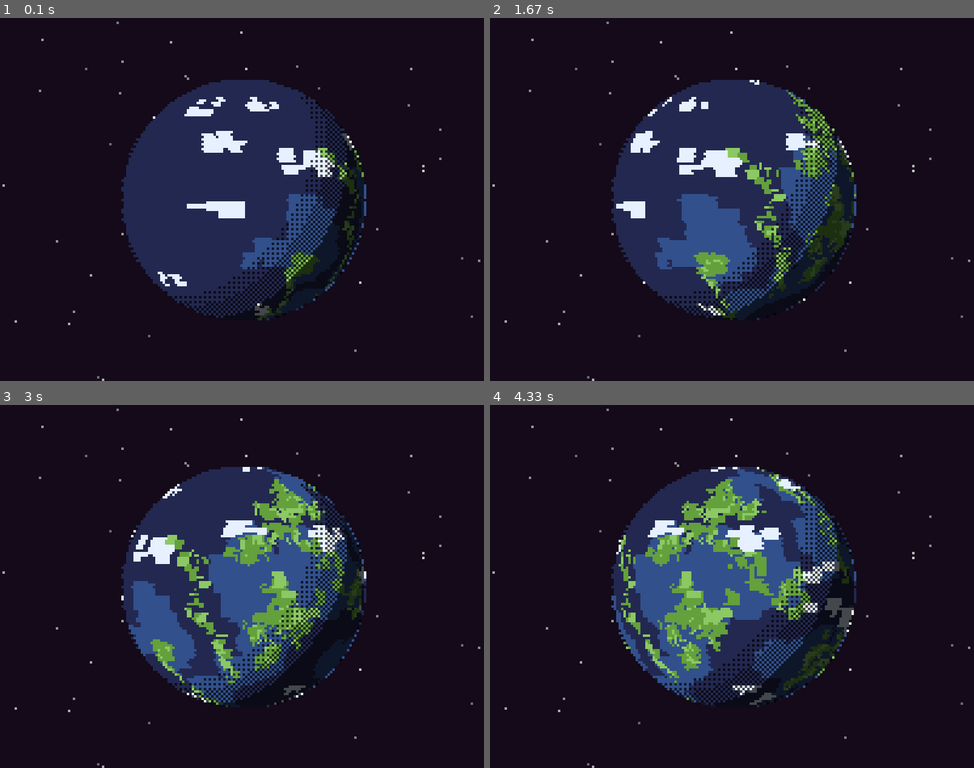
Above: before the commit, frames 1-4 (two rows, left to right).
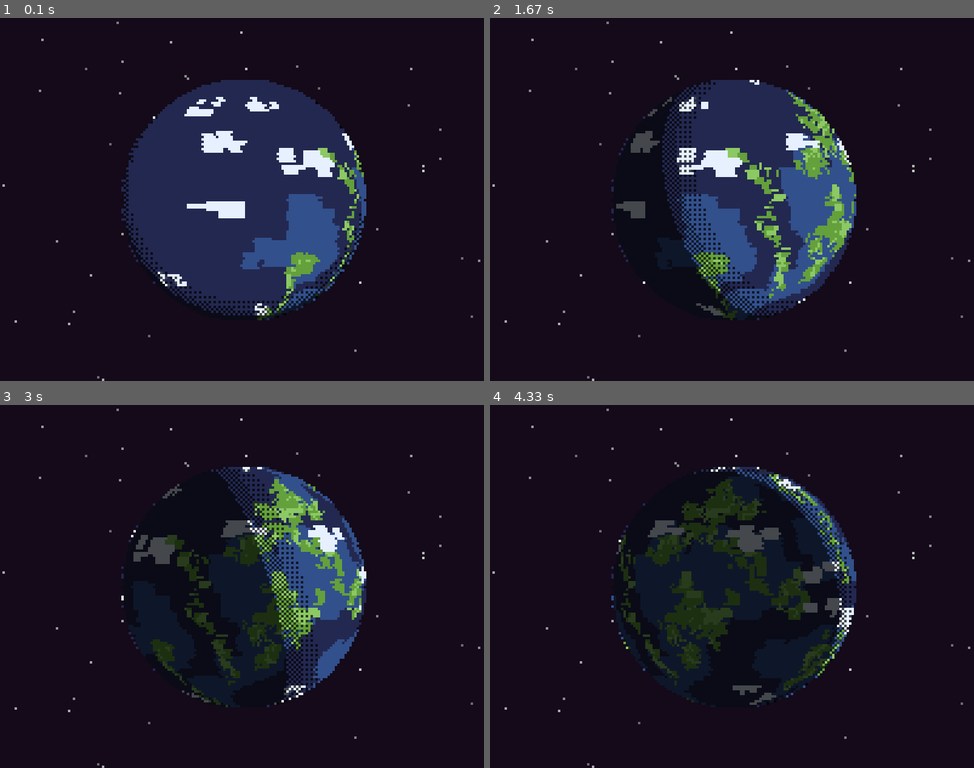
Above: after the commit, the same moments.

Repository: Thak676/pygame_planet_generator
Game: pygame game, started from main.py
Two runs of this game, one before a commit and one after it. Both use one fixed random seed, a clock stepped at 60 frames per second and the inputs below.
Inputs:
- Up to frame 1 (0.1 s): no input
- Up to frame 2 (1.67 s): no input
- Up to frame 3 (3 s): no input
- Up to frame 4 (4.33 s): no input

The runs differ from the first frame. In frame 1, 5.1% of the frame differs, in the area x 25-76%, y 17-83%; in frame 2, 12%; in frame 3, 19%; in frame 4, 21%.

Commit message:
looks good!!

Diff:
--- a/main.py
+++ b/main.py
@@ -149,44 +149,22 @@
         c = random.randint(100, 200)
         stars_surf.set_at((x, y), (c, c, c))
 
-    # Shadow with dithering feel
-    # We build a shadow map where 0 = transparent, 1 = shadow
-    # For pixel art, we often use DITHERING for shadow edges
-    shadow_overlay = pygame.Surface((PLANET_RADIUS * 2, PLANET_RADIUS * 2), pygame.SRCALPHA)
-
-    # 3D Light vector (Left, Top, Front)
-    lx, ly, lz = -0.6, -0.4, 0.5
-    mag = math.sqrt(lx*lx + ly*ly + lz*lz)
-    lx, ly, lz = lx/mag, ly/mag, lz/mag
-
+    # Shadow Pre-calculation
+    # We store valid pixels to avoid iterating the whole square every frame
+    pixel_normals = []
     for y in range(PLANET_RADIUS * 2):
         dy = (y - PLANET_RADIUS) / PLANET_RADIUS
         for x in range(PLANET_RADIUS * 2):
             dx = (x - PLANET_RADIUS) / PLANET_RADIUS
             dist_sq = dx*dx + dy*dy
-            if dist_sq <= 1.0: # Inside circle
-                # Calculate Z normal for curvature
+            if dist_sq <= 1.0:
                 dz = math.sqrt(1.0 - dist_sq)
-
-                # 3D Dot product
-                dot = (dx * lx + dy * ly + dz * lz)
-
-                # Multi-stage Dithering Layers
-                # 1. Deep Shadow
-                if dot < -0.2:
-                    shadow_overlay.set_at((x, y), (0, 0, 0, 180))
-
-                # 2. Medium Dither (Checkerboard) - The terminator curves due to dz
-                elif dot < 0.05:
-                    if (x + y) % 2 == 0:
-                        shadow_overlay.set_at((x, y), (0, 0, 0, 180))
-
-                # 3. Light Dither (Sparse) - Softens the edge further
-                elif dot < 0.2:
-                    if (x % 2 == 0) and (y % 2 == 0):
-                         shadow_overlay.set_at((x, y), (0, 0, 0, 180))
+                pixel_normals.append((x, y, dx, dy, dz))
+
+    shadow_overlay = pygame.Surface((PLANET_RADIUS * 2, PLANET_RADIUS * 2), pygame.SRCALPHA)
 
     rotation_angle = 0.0
+    light_orbit_angle = 0.0
 
     # Rendering Config
     SLICE_HEIGHT = 2        # Use smaller strips for blockier look? Or 1 for precision
@@ -204,6 +182,37 @@
         if rotation_angle >= 360: rotation_angle -= 360
 
         rot_norm = rotation_angle / 360.0
+
+        # Dynamic Lighting
+        light_orbit_angle += 0.02
+        # Orbit the light around the planet
+        lx = math.sin(light_orbit_angle)
+        lz = math.cos(light_orbit_angle)
+        ly = -0.3 # Slight vertical tilt
+
+        # Re-render shadow
+        shadow_overlay.fill((0,0,0,0))
+        # Lock surface for faster pixel access
+        # Note: In Pygame, individual set_at is slow.
+        # For better perf we might use PixelArray, but let's try set_at first.
+        # If it lags, we will optimize.
+
+        for x, y, nx, ny, nz in pixel_normals:
+             # Dot product
+             dot = nx * lx + ny * ly + nz * lz
+
+             # Shadow Logic:
+             # dot < 0 means surface faces away from light -> Full Shadow (Darkest)
+             # This ensures exactly half the planet is in the "darkest shade"
+             if dot < 0.0:
+                 shadow_overlay.set_at((x, y), (0, 0, 0, 180))
+             # Dither bands appear on the LIT side as light fades (grazing angle)
+             elif dot < 0.15:
+                 if (x + y) % 2 == 0:
+                     shadow_overlay.set_at((x, y), (0, 0, 0, 180))
+             elif dot < 0.3:
+                 if (x % 2 == 0) and (y % 2 == 0):
+                      shadow_overlay.set_at((x, y), (0, 0, 0, 180))
 
         # Draw to canvas
         canvas.blit(stars_surf, (0, 0))
